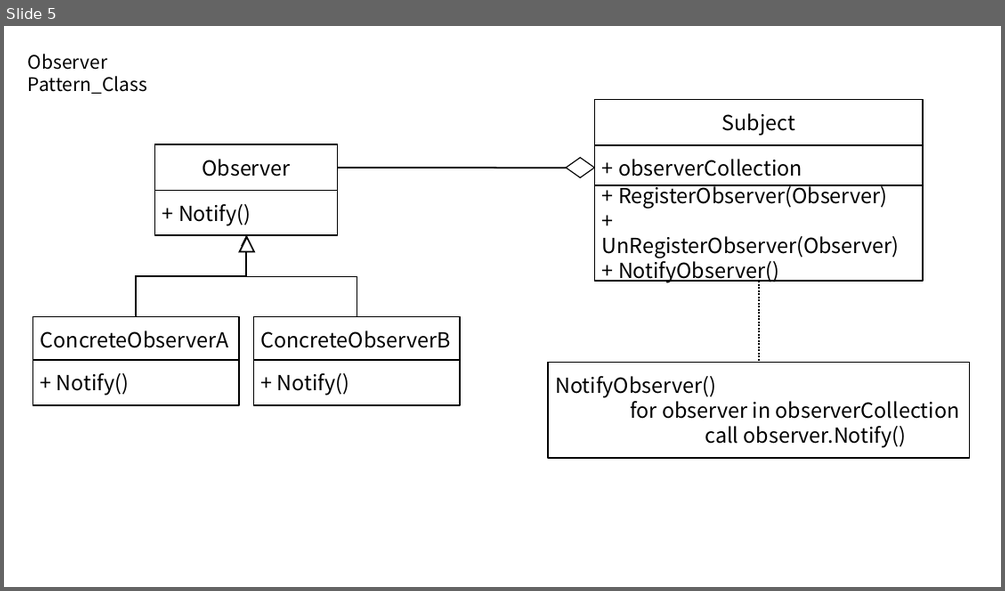
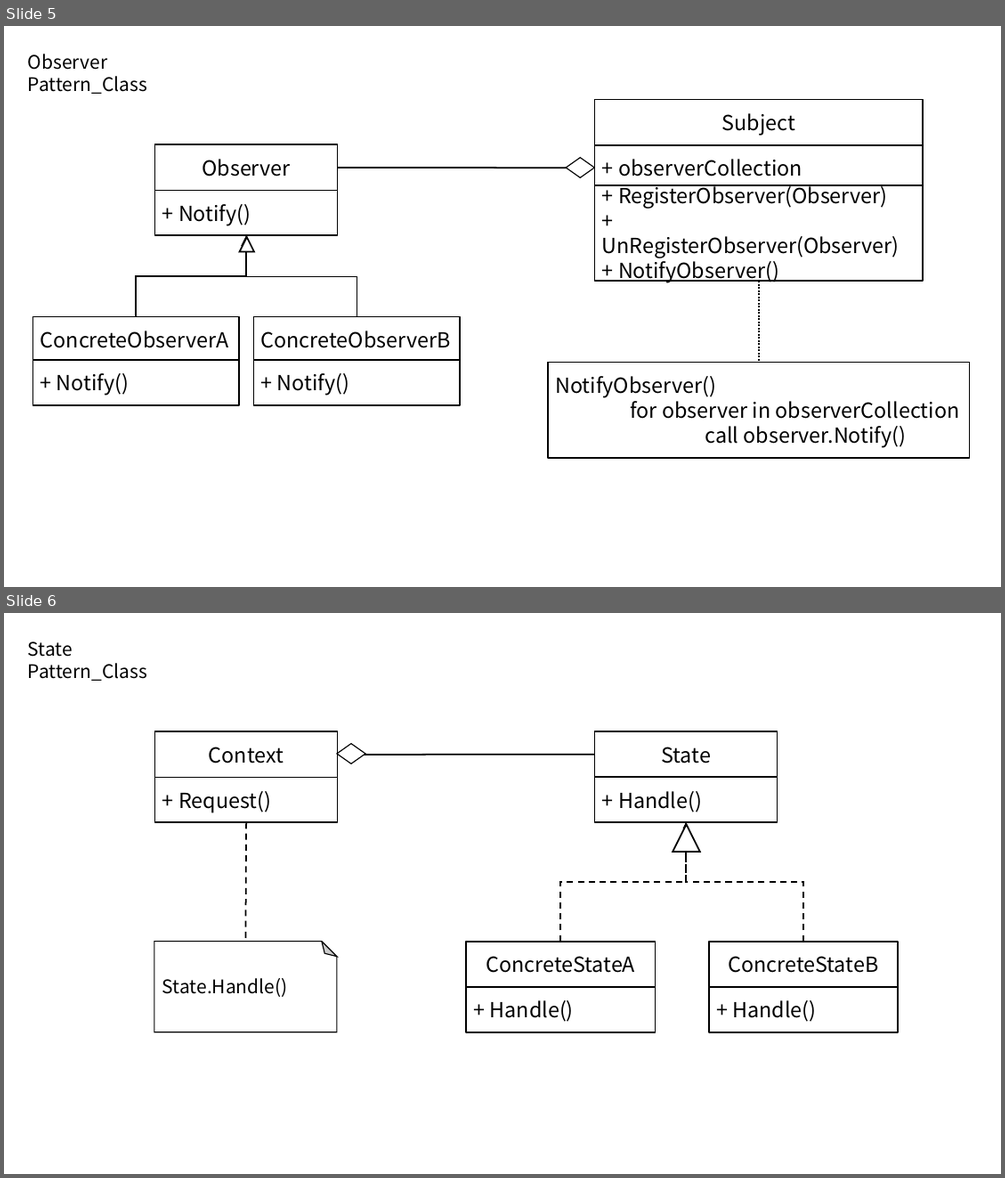
Before and after one commit to tireDep/InhaUniv_Education, a slide deck: 00. 기획 수업/과제/201031 기획과제_디자인패턴 uml.pptx. Shown one above the other, each under a label of ours: slide 5 before the commit, slides 5 and 6 after it. The pictures are 1005x591 and 1005x1178 pixels, drawn with LibreOffice and Linux fonts; fonts in the diff are those of the drawing. Boxes give left, top, right and bottom in pixels: in the first picture for what was removed or moved away, otherwise in the second. Text is boxed around its words. In the diff, an @@ line names an element or a change of style, - is before the commit and + after.

```diff
--- a/00. 기획 수업/과제/201031 기획과제_디자인패턴 uml.pptx
+++ b/00. 기획 수업/과제/201031 기획과제_디자인패턴 uml.pptx
@@ slide 6 added at [4,613,1001,1174], background #FFFFFF @@
@@ text added at [28,641,147,681], 18 pt, text #000000 @@
+State Pattern_Class
@@ rectangle added at [155,732,338,778], fill #FFFFFF, outline #000000 1.5 pt, 20 pt, text #000000 @@
+Context
@@ diamond added at [337,744,365,764], fill #FFFFFF, outline #000000 1 pt @@
@@ rectangle added at [595,732,777,778], fill #FFFFFF, outline #000000 1.5 pt, 20 pt, text #000000 @@
+State
@@ arrow added from (595, 755) to (338, 755), #000000 1.5 pt @@
@@ rectangle added at [155,778,338,823], fill #FFFFFF, outline #000000 1.5 pt, 20 pt, text #000000 @@
++ Request()
@@ rectangle added at [595,778,777,823], fill #FFFFFF, outline #000000 1.5 pt, 20 pt, text #000000 @@
++ Handle()
@@ line added from (246, 822) to (245, 941), #000000 1.5 pt dashed @@
@@ elbow arrow added from (560, 941) to (686, 822), #000000 1.5 pt dashed @@
@@ triangle added at [672,825,699,852], fill #FFFFFF, outline #000000 1.5 pt @@
@@ elbow arrow added from (803, 941) to (686, 822), #000000 1.5 pt dashed @@
@@ folded corner added at [154,941,337,1032], fill #FFFFFF, outline #000000 1 pt @@
@@ rectangle added at [466,941,655,987], fill #FFFFFF, outline #000000 1.5 pt, 20 pt, text #000000 @@
+ConcreteStateA
@@ rectangle added at [709,941,898,987], fill #FFFFFF, outline #000000 1.5 pt, 20 pt, text #000000 @@
+ConcreteStateB
@@ text added at [162,978,288,997], 18 pt, text #000000 @@
+State.Handle()
@@ rectangle added at [466,987,655,1032], fill #FFFFFF, outline #000000 1.5 pt, 20 pt, text #000000 @@
++ Handle()
@@ rectangle added at [709,987,898,1032], fill #FFFFFF, outline #000000 1.5 pt, 20 pt, text #000000 @@
++ Handle()
```
Also in this commit, not shown: 1 other slide added, 24 other files.
